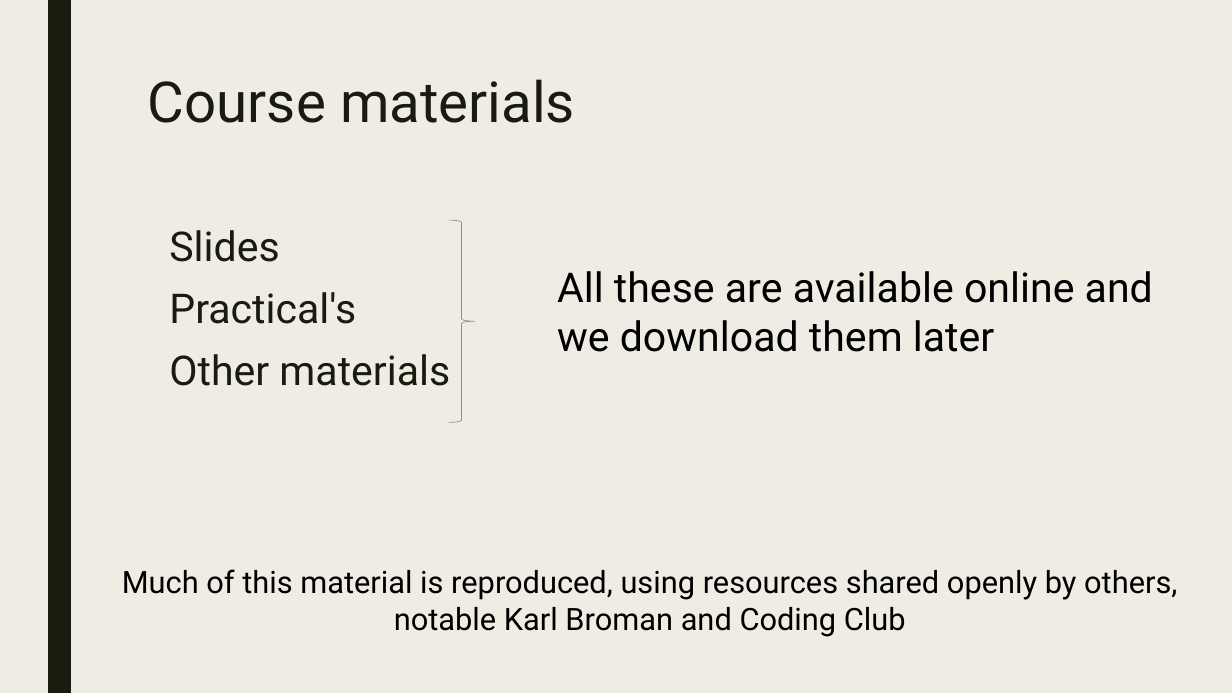
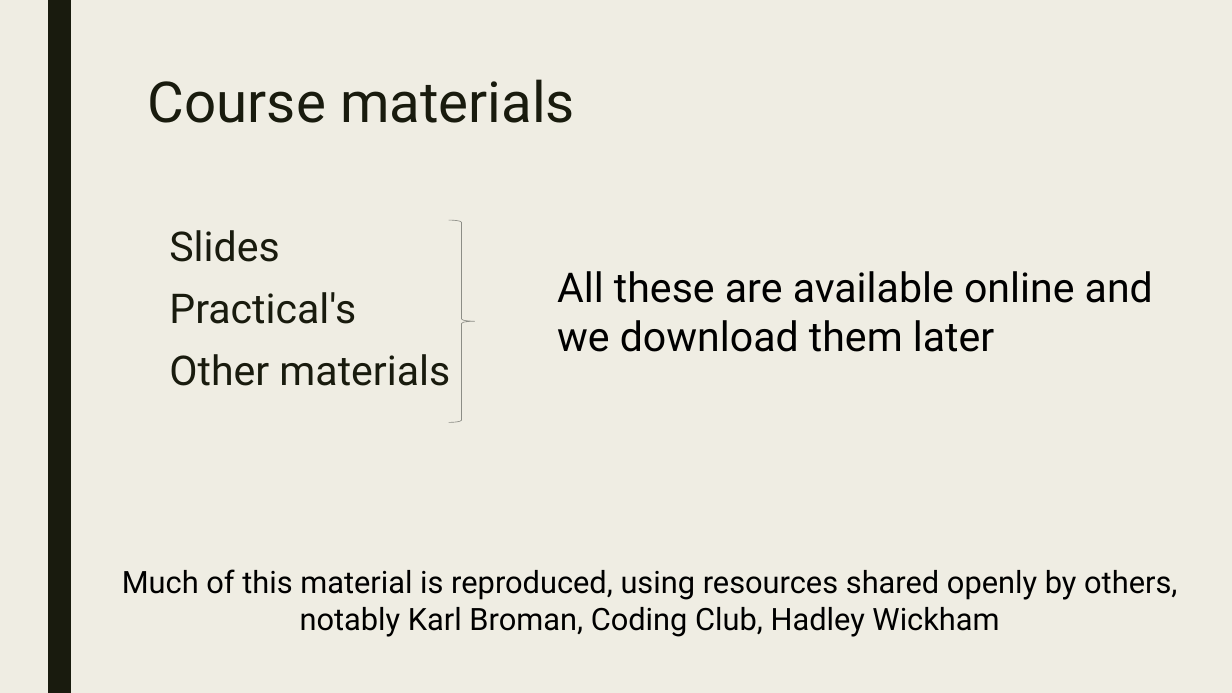
Before and after one commit to AugustT/reproducibility_masterclass, a slide deck: slide 5 of A Masterclass in Reproducibility.odp. Drawn at 1232x693 pixels with LibreOffice and Linux fonts; fonts in the diff are those of the drawing. Boxes give left, top, right and bottom in pixels: in the first picture for what was removed or moved away, otherwise in the second. Text is boxed around its words. In the diff, an @@ line names an element or a change of style, - is before the commit and + after.

Commit message:
Update presentation Add coding etiquette practical

```diff
--- a/A Masterclass in Reproducibility.odp
+++ b/A Masterclass in Reproducibility.odp
@@ text at [122,569,1177,637]: text changed @@
-Much of this material is reproduced, using resources shared openly by others, notable Karl Broman and Coding Club
+Much of this material is reproduced, using resources shared openly by others, notably Karl Broman, Coding Club, Hadley Wickham
```
Also in this commit, not shown: 11 slides added, 4 other files.
